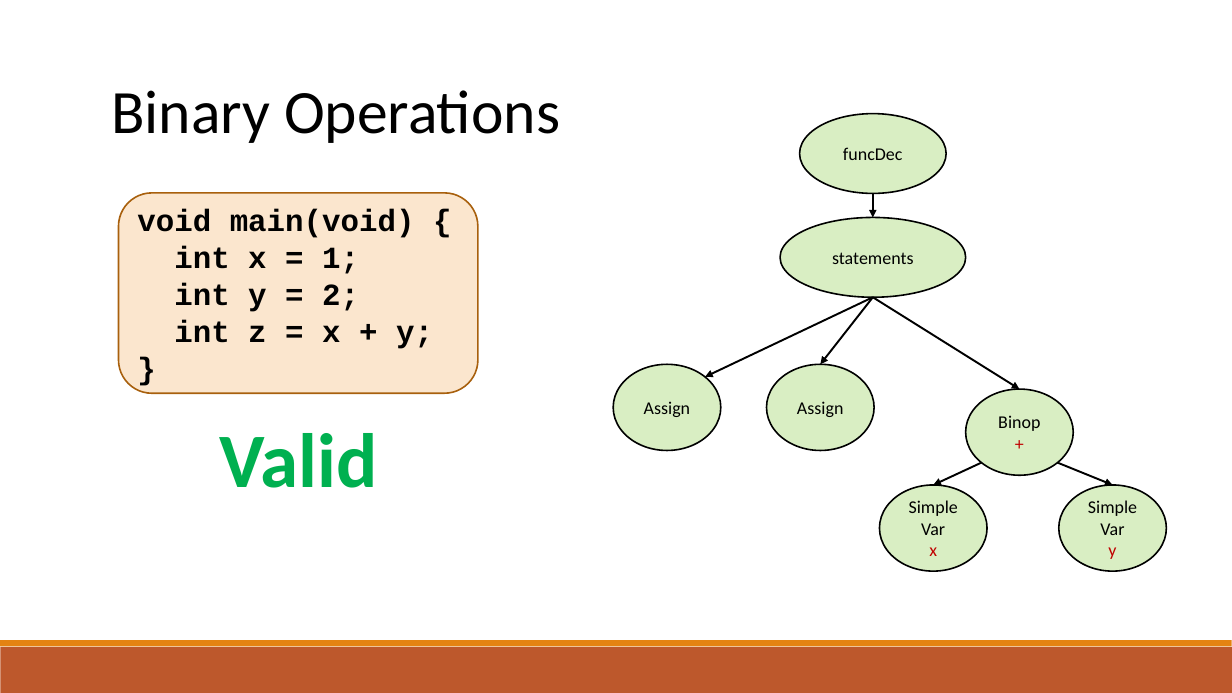
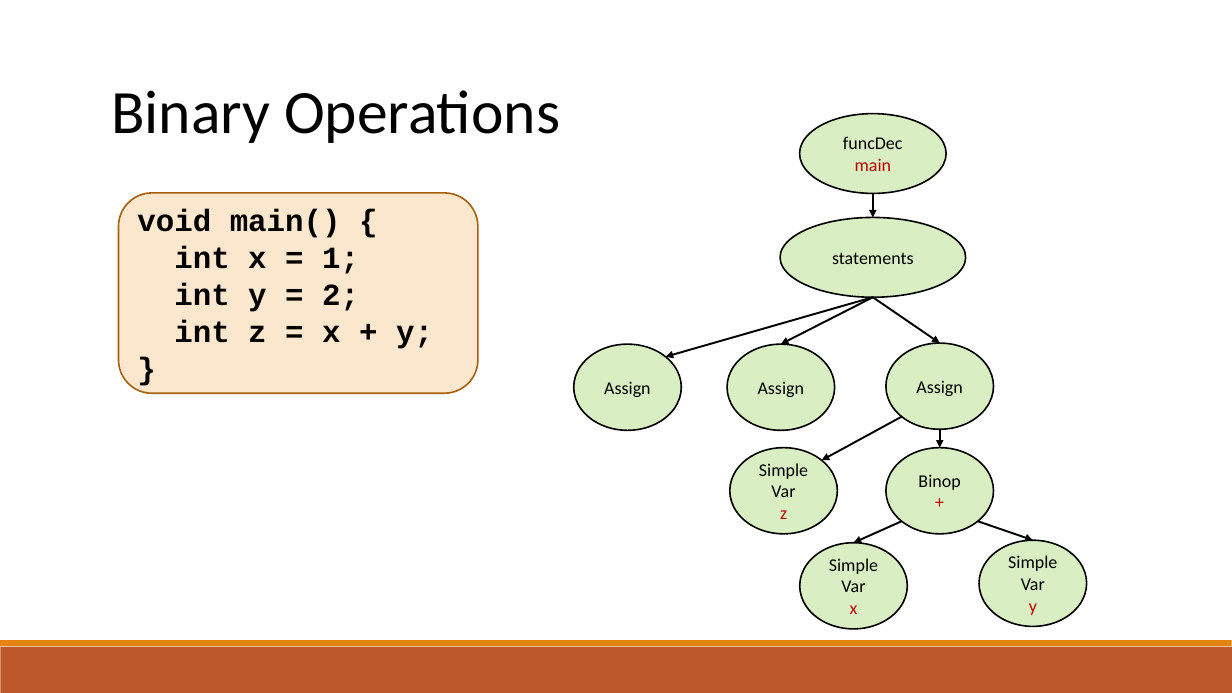
Before and after one commit to raghadzeidan/COMPILATION_TAU_FOR_STUDENTS, a slide deck: slide 16 of new_slides/semantic.pptx (slide 8 before the commit). Drawn at 1232x693 pixels with LibreOffice and Linux fonts; fonts in the diff are those of the drawing. Boxes give left, top, right and bottom in pixels: in the first picture for what was removed or moved away, otherwise in the second. Text is boxed around its words. In the diff, an @@ line names an element or a change of style, - is before the commit and + after.

```diff
--- a/new_slides/semantic.pptx
+++ b/new_slides/semantic.pptx
@@ text in ellipse at box(855, 158, 892, 171): paragraph added @@
+main
@@ text in rounded rectangle at box(137, 209, 341, 238): text changed @@
-void main(void) {
+void main() {
@@ arrow moved from (873, 298) - (705, 377) to (873, 298) - (665, 357) @@
@@ arrow moved from (873, 298) - (821, 364) to (873, 298) - (781, 344) @@
@@ arrow moved from (873, 298) - (1019, 389) to (873, 298) - (940, 343) @@
@@ ellipse "Assign": place and size @@
-ellipse "Assign" at box(614, 364, 721, 450)
+ellipse "Assign" at box(574, 344, 681, 430)
@@ ellipse "Assign": place and size @@
-ellipse "Assign" at box(767, 364, 874, 450)
+ellipse "Assign" at box(727, 344, 835, 430)
@@ ellipse added at box(886, 343, 994, 429), fill #92D050 at 34% opacity, outline #000000 1.25 pt, 14 pt, text #000000 @@
+Assign
@@ arrow added from (902, 417) to (822, 460), #000000 1.5 pt @@
@@ text removed at box(219, 433, 377, 488) @@
-Valid
@@ ellipse added at box(730, 448, 837, 534), fill #92D050 at 34% opacity, outline #000000 1.25 pt, 14 pt, text #000000 @@
+Simple
+Var
+z
@@ arrow added from (940, 430) to (940, 448), #000000 1.5 pt @@
@@ 2 ellipses, 2 arrows: place and size @@
-2 ellipses, 2 arrows at box(880, 389, 1113, 571)
+2 ellipses, 2 arrows at box(800, 448, 1033, 628)
@@ ellipse "Simple": place and size @@
-ellipse "Simple" at box(1059, 485, 1166, 571)
+ellipse "Simple" at box(980, 541, 1087, 627)
```
Also in this commit, not shown: 22 other slides changed, 27 slides added, 1 other file.
